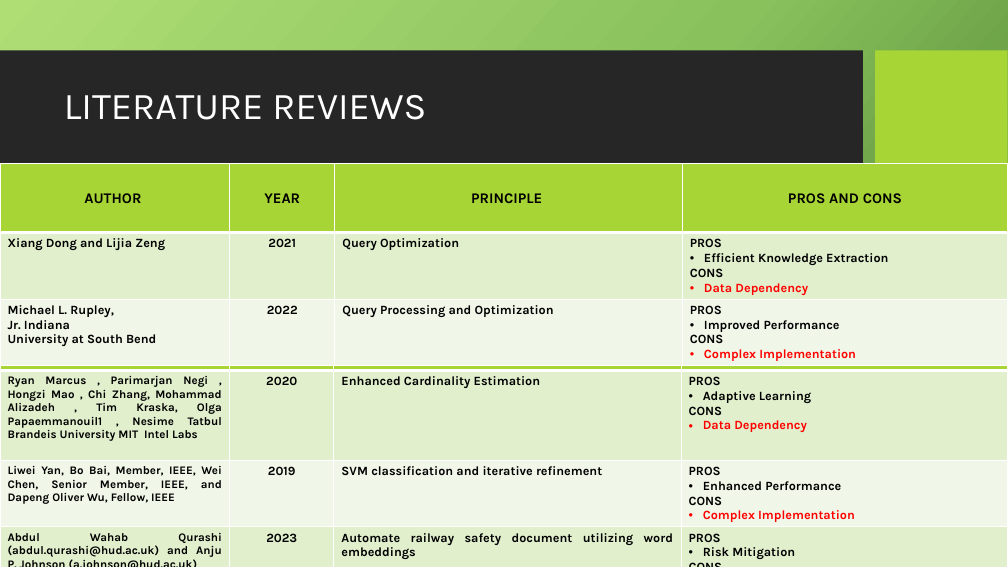
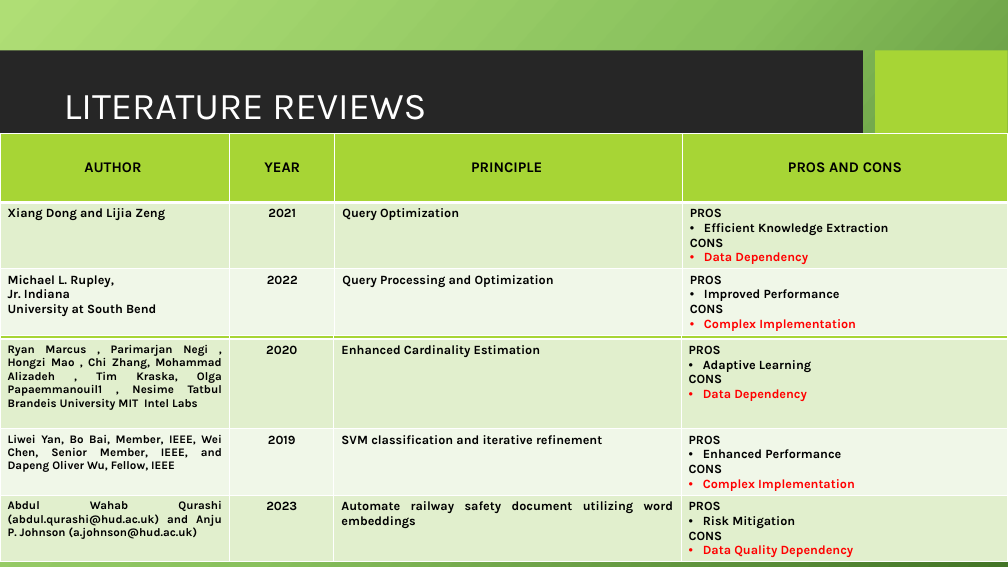
Before and after one commit to Charanvigneshnr/Intelligent-MultiDoc-QnA-Platform, a slide deck: slide 6 of docs/Intelligent-MultiDoc-QnA-Platform - Copy.pptx. Drawn at 1008x567 pixels with LibreOffice and Linux fonts; fonts in the diff are those of the drawing; background and template pictures are left out. Boxes give left, top, right and bottom in pixels: in the first picture for what was removed or moved away, otherwise in the second. Text is boxed around its words. In the diff, an @@ line names an element or a change of style, - is before the commit and + after.

```diff
--- a/docs/Intelligent-MultiDoc-QnA-Platform - Copy.pptx
+++ b/docs/Intelligent-MultiDoc-QnA-Platform - Copy.pptx
@@ table: place and size @@
-table at (0, 164, 1008, 369)
+table at (0, 133, 1008, 338)
@@ table: place and size @@
-table at (0, 304, 1008, 567)
+table at (0, 273, 1008, 567)
```
Also in this commit, not shown: 2 other slides changed, 4 other files.
